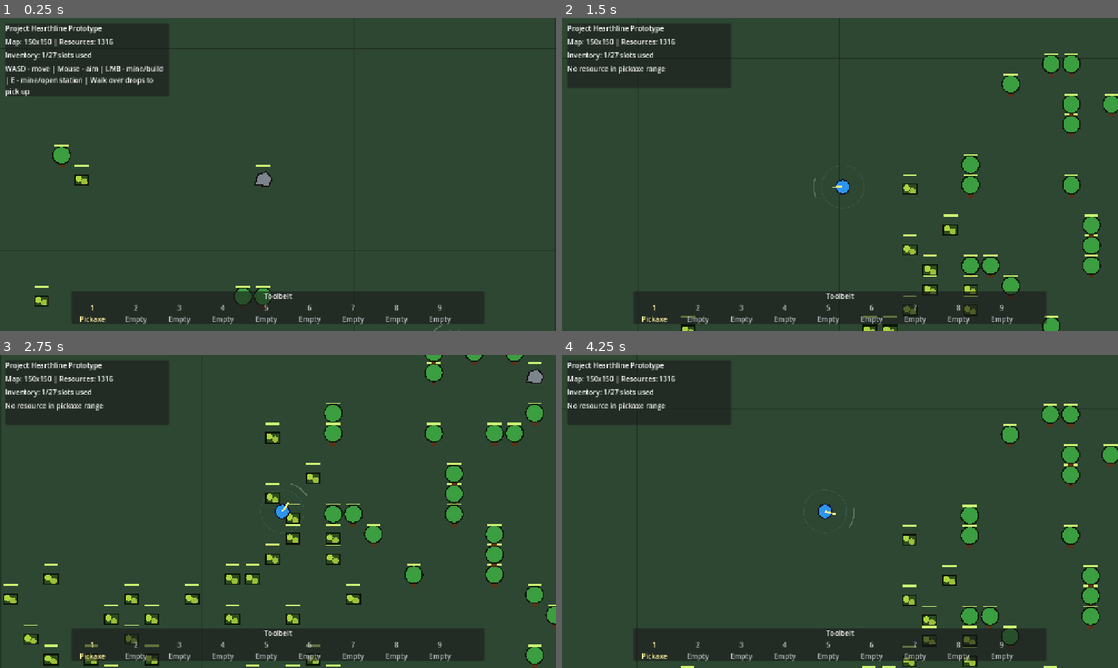
Above: before the commit, frames 1-4 (two rows, left to right).
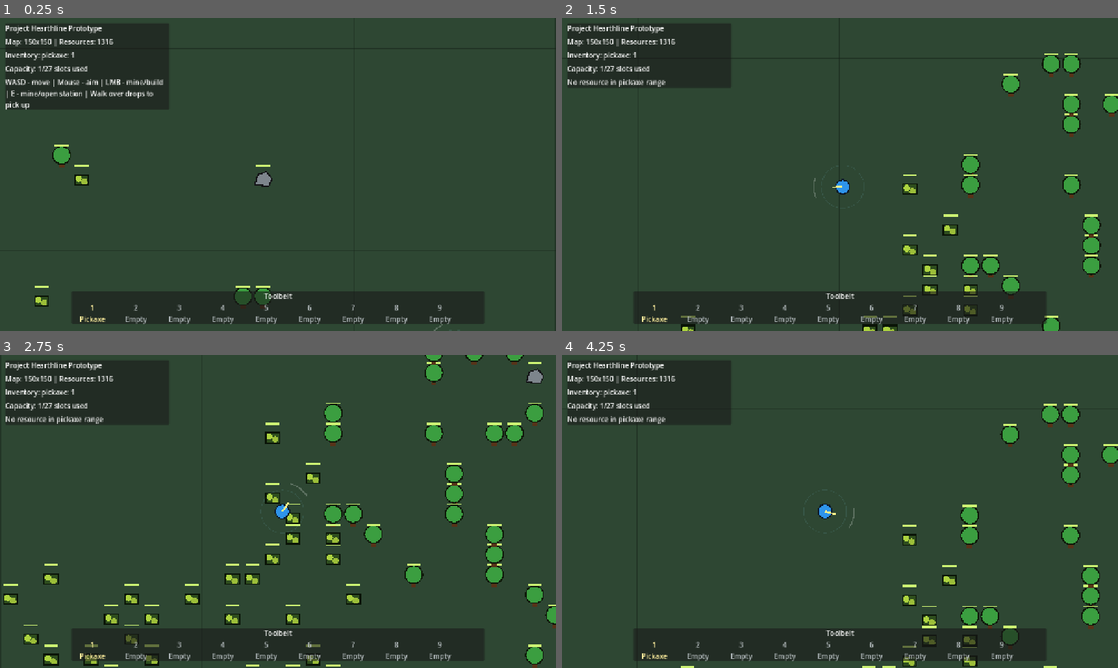
Above: after the commit, the same moments.

Repository: ProninNikita/game-idk
Game: Godot game, scene res://scenes/main/main.tscn
Two runs of this game, one before a commit and one after it. Both use one fixed random seed, a clock stepped at 60 frames per second and the inputs below.
Inputs (mouse positions are in pixels of both pictures, inside the frame that each line leads up to):
- Up to frame 1 (0.25 s): no input
- Up to frame 2 (1.5 s): tap Enter at 0.5 s; move the mouse to (962, 158) at 0.52 s; hold D (move_right) 0.53-1.28 s; tap E (interact) at 0.6 s; click (962, 158) at 0.67 s; move the mouse to (728, 190) at 1.27 s; hold S (move_down) from 1.28 s (still down); click (728, 190) at 1.35 s
- Up to frame 3 (2.75 s): tap E (interact) at 1.55, 2.1 s; move the mouse to (333, 442) at 2.02 s; release S (move_down) at 2.03 s; hold D (move_right) from 2.03 s (still down)
- Up to frame 4 (4.25 s): move the mouse to (812, 574) at 2.77 s; release D (move_right) at 2.78 s; hold W (move_up) 2.78-3.53 s; tap I at 2.85 s; click (812, 574) at 2.92 s; tap E (interact) at 3.05, 3.6 s; move the mouse to (1006, 558) at 3.52 s; hold A (move_left) from 3.53 s (still down); tap Tab (inventory) at 4.15 s

The runs differ from the first frame. In frame 1, 2.4% of the frame differs, in the area x 1-31%, y 10-30%; in frame 2, 0.6%; in frame 3, 0.6%; in frame 4, 0.6%.

Commit message:
Refresh TODO and close review follow-ups

Diff:
--- a/scripts/player/player_controller.gd
+++ b/scripts/player/player_controller.gd
@@ -88,9 +88,12 @@
 	if pending_building_id != &"" and Input.is_action_just_pressed("ui_cancel"):
 		cancel_building_placement()
 
-	if active_station != null and _station_update_left <= 0.0:
-		_station_update_left = 0.15
-		_refresh_active_station_ui()
+	if active_station != null:
+		if not _is_active_station_available():
+			close_station_ui()
+		elif _station_update_left <= 0.0:
+			_station_update_left = 0.15
+			_refresh_active_station_ui()
 
 
 func set_world(new_world: Node) -> void:
@@ -151,9 +154,9 @@
 
 
 func start_station_recipe(recipe_id: StringName) -> void:
-	if active_station == null or not is_instance_valid(active_station):
+	if not _is_active_station_available():
 		close_station_ui()
-		_emit_temporary_hint("No station selected")
+		_emit_temporary_hint("No station in range")
 		return
 	if active_station.is_crafting():
 		_emit_temporary_hint("%s is already crafting" % active_station.display_name)
@@ -406,10 +409,23 @@
 		station.crafting_changed.connect(changed_callable)
 
 
+func _is_active_station_available() -> bool:
+	if active_station == null:
+		return false
+	if not is_instance_valid(active_station):
+		return false
+	if active_station.is_queued_for_deletion():
+		return false
+	if not active_station.is_inside_tree():
+		return false
+	if not active_station.has_station_recipes():
+		return false
+
+	return global_position.distance_to(active_station.global_position) <= station_interact_range
+
+
 func _refresh_active_station_ui() -> void:
-	if active_station == null:
-		return
-	if not is_instance_valid(active_station):
+	if not _is_active_station_available():
 		close_station_ui()
 		return
 
--- a/scripts/ui/hud.gd
+++ b/scripts/ui/hud.gd
@@ -9,6 +9,7 @@
 const TOOLBELT_SLOT_COUNT: int = 9
 
 var _inventory_label: Label
+var _inventory_capacity_label: Label
 var _hint_label: Label
 var _world_label: Label
 var _toolbelt_grid: GridContainer
@@ -143,6 +144,10 @@
 	_inventory_label.text = "Inventory: empty"
 	box.add_child(_inventory_label)
 
+	_inventory_capacity_label = Label.new()
+	_inventory_capacity_label.text = "Capacity: 0/0 slots used"
+	box.add_child(_inventory_capacity_label)
+
 	_hint_label = Label.new()
 	_hint_label.autowrap_mode = TextServer.AUTOWRAP_WORD_SMART
 	_hint_label.text = ""
@@ -572,7 +577,7 @@
 
 
 func _update_inventory_capacity(slots: Array) -> void:
-	if _inventory_label == null:
+	if _inventory_capacity_label == null:
 		return
 
 	var used_slots: int = 0
@@ -580,7 +585,7 @@
 		if not slot.is_empty():
 			used_slots += 1
 
-	_inventory_label.text = "Inventory: %d/%d slots used" % [used_slots, slots.size()]
+	_inventory_capacity_label.text = "Capacity: %d/%d slots used" % [used_slots, slots.size()]
 
 
 func _format_slot_text(index: int, slot: Dictionary, compact: bool) -> String:
--- a/scripts/world/world.gd
+++ b/scripts/world/world.gd
@@ -81,6 +81,7 @@
 var _rng: RandomNumberGenerator = RandomNumberGenerator.new()
 var _occupied: Dictionary = {}
 var _building_occupied: Dictionary = {}
+var _building_cells_by_instance: Dictionary = {}
 var _resource_count: int = 0
 
 
@@ -93,6 +94,7 @@
 	_rng.seed = world_seed
 	_occupied.clear()
 	_building_occupied.clear()
+	_building_cells_by_instance.clear()
 	_resource_count = 0
 
 	for child: Node in resource_container.get_children():
@@ -173,7 +175,7 @@
 	var building: Node = scene.instantiate()
 	building.call("setup", building_id, display_name, grid_position, footprint, tile_size, color)
 	building_container.add_child(building)
-	_mark_building_occupied(grid_position, footprint)
+	_register_building_occupancy(building, grid_position, footprint)
 	return true
 
 
@@ -246,10 +248,35 @@
 	return true
 
 
-func _mark_building_occupied(grid_position: Vector2i, footprint: Vector2i) -> void:
+func _register_building_occupancy(building: Node, grid_position: Vector2i, footprint: Vector2i) -> void:
+	var instance_id: int = building.get_instance_id()
+	var cells: Array[String] = _get_footprint_keys(grid_position, footprint)
+	_building_cells_by_instance[instance_id] = cells
+	for key: String in cells:
+		_building_occupied[key] = instance_id
+
+	building.tree_exiting.connect(_on_building_tree_exiting.bind(instance_id), CONNECT_ONE_SHOT)
+
+
+func _on_building_tree_exiting(instance_id: int) -> void:
+	_release_building_occupancy(instance_id)
+
+
+func _release_building_occupancy(instance_id: int) -> void:
+	var cells: Array = _building_cells_by_instance.get(instance_id, []) as Array
+	for key_value: Variant in cells:
+		var key: String = key_value as String
+		if int(_building_occupied.get(key, 0)) == instance_id:
+			_building_occupied.erase(key)
+	_building_cells_by_instance.erase(instance_id)
+
+
+func _get_footprint_keys(grid_position: Vector2i, footprint: Vector2i) -> Array[String]:
+	var cells: Array[String] = []
 	for x: int in range(grid_position.x, grid_position.x + footprint.x):
 		for y: int in range(grid_position.y, grid_position.y + footprint.y):
-			_building_occupied[_grid_key(Vector2i(x, y))] = true
+			cells.append(_grid_key(Vector2i(x, y)))
+	return cells
 
 
 func _random_grid_position() -> Vector2i:
Not shown, changed: CHANGELOG.md
Not shown, changed: TODO.md
